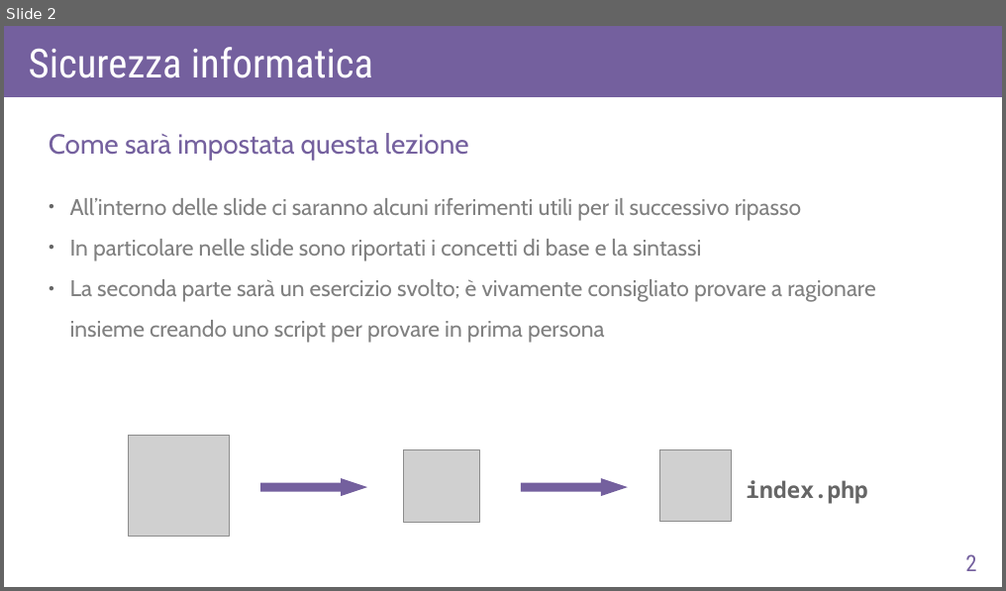
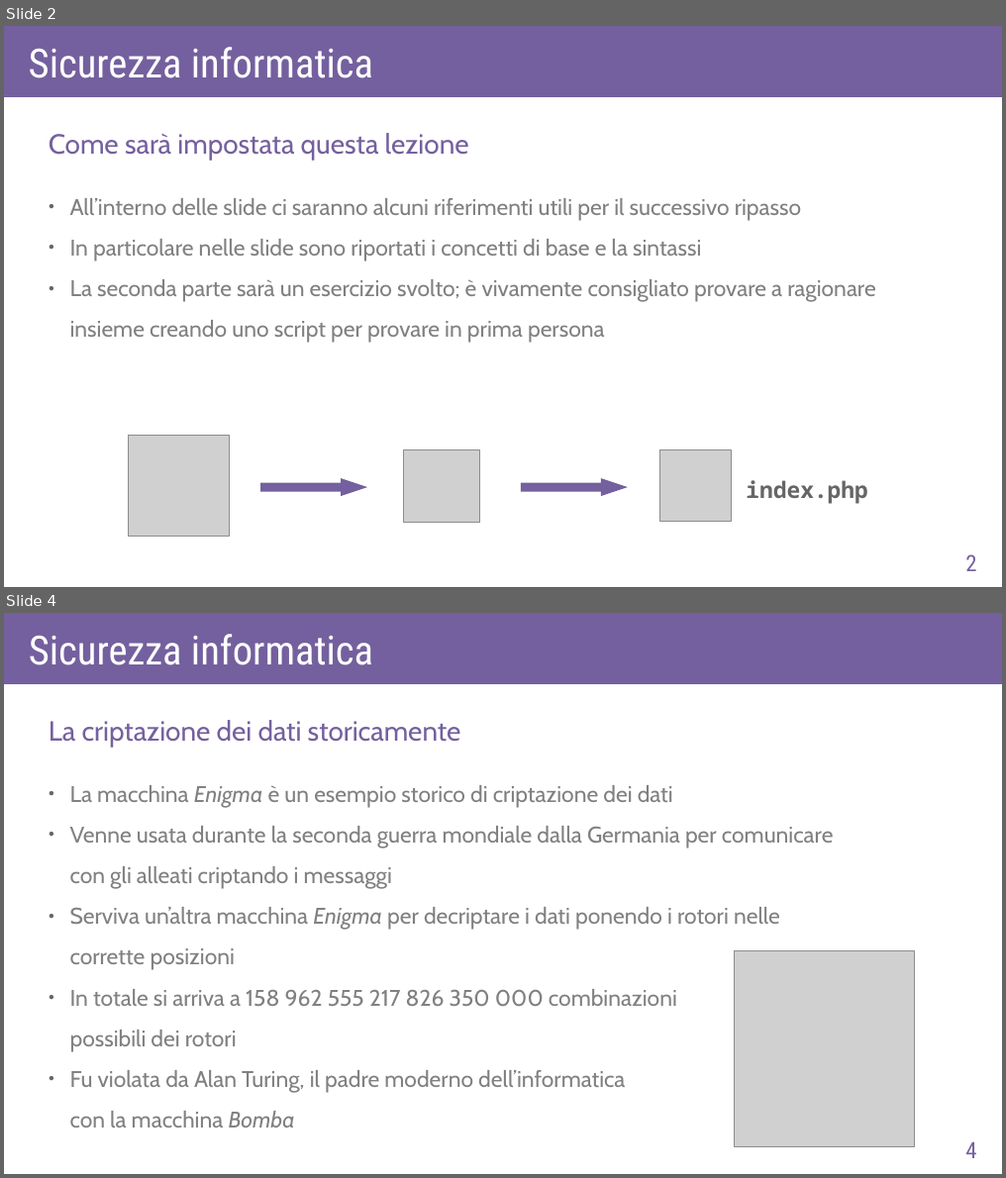
Before and after one commit to AlexF1789/corsoPHP, a slide deck: slide_odp/lez8.odp. Shown one above the other, each under a label of ours: slide 2 before the commit, slides 2 and 4 after it; the slides between them are not shown. The pictures are 1006x591 and 1006x1178 pixels, drawn with LibreOffice and Linux fonts; fonts in the diff are those of the drawing; grey boxes stand for pictures. Boxes give left, top, right and bottom in pixels: in the first picture for what was removed or moved away, otherwise in the second. Text is boxed around its words. In the diff, an @@ line names an element or a change of style, - is before the commit and + after.

```diff
--- a/slide_odp/lez8.odp
+++ b/slide_odp/lez8.odp
@@ slide 4 added at <box>4,613,1002,1174</box>, background #FFFFFF @@
@@ rectangle added at <box>4,613,1002,684</box>, fill #74609E @@
@@ text added at <box>29,634,373,665</box>, 32 pt, text #FFFFFF @@
+Sicurezza informatica
@@ text added at <box>49,720,461,747</box>, 22 pt, text #74609E @@
+La criptazione dei dati storicamente
@@ text added at <box>70,785,834,1128</box>, 18 pt, text #808080 @@
+● La macchina Enigma è un esempio storico di criptazione dei dati
+● Venne usata durante la seconda guerra mondiale dalla Germania per comunicare
+  con gli alleati criptando i messaggi
+● Serviva un’altra macchina Enigma per decriptare i dati ponendo i rotori nelle
+  corrette posizioni
+● In totale si arriva a 158 962 555 217 826 350 000 combinazioni
+  possibili dei rotori
+● Fu violata da Alan Turing, il padre moderno dell’informatica
+  con la macchina Bomba
@@ picture added at <box>735,952,915,1149</box> @@
@@ page number added at <box>965,1143,976,1158</box>, 18 pt, text #74609E @@
+4
```
Also in this commit, not shown: 9 other slides added, 1 slide removed, 32 other files.
